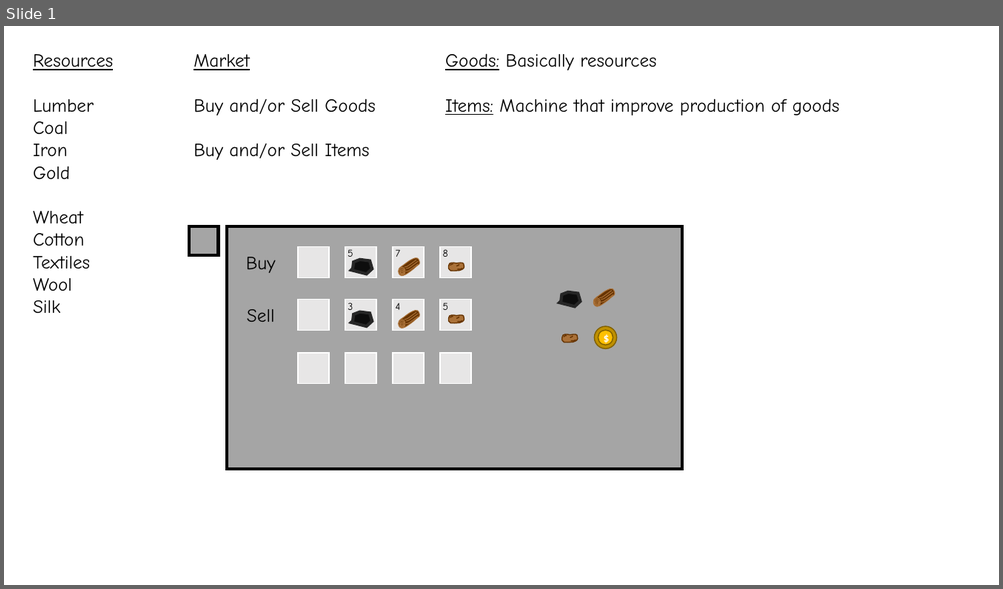
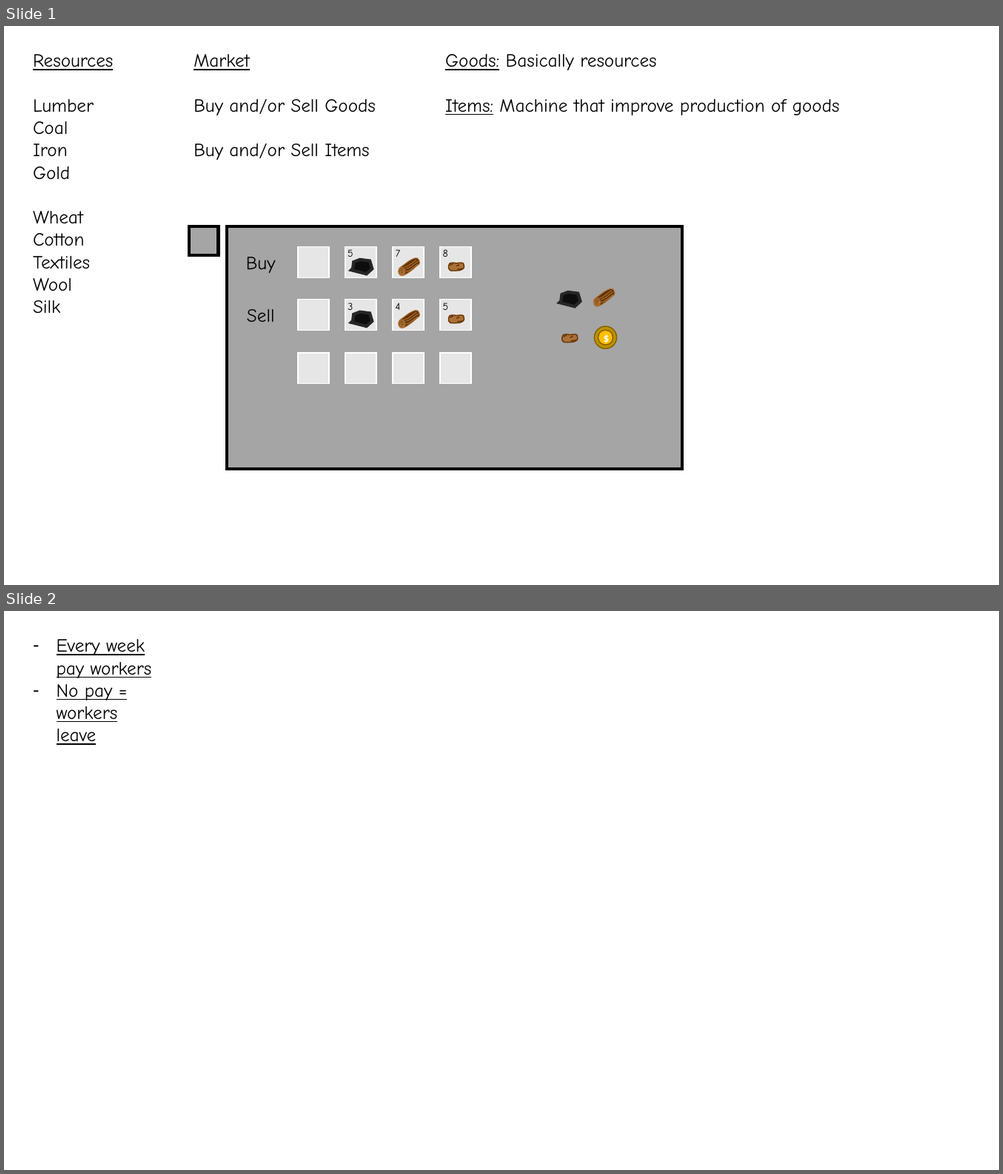
Before and after one commit to SJohnmith/Industrial-Revolution, a slide deck: Industrial Revolution/Industrial Revolution - Image Files/Industrial Revolution - Image Initializer.pptx. Shown one above the other, each under a label of ours: slide 1 before the commit, slides 1 and 2 after it. The pictures are 1003x589 and 1003x1174 pixels, drawn with LibreOffice and Linux fonts; fonts in the diff are those of the drawing. Boxes give left, top, right and bottom in pixels: in the first picture for what was removed or moved away, otherwise in the second. Text is boxed around its words. In the diff, an @@ line names an element or a change of style, - is before the commit and + after.

```diff
--- a/Industrial Revolution/Industrial Revolution - Image Files/Industrial Revolution - Image Initializer.pptx
+++ b/Industrial Revolution/Industrial Revolution - Image Files/Industrial Revolution - Image Initializer.pptx
@@ slide 2 added at (x1=4, y1=611, x2=999, y2=1170), background #FFFFFF @@
@@ text added at (x1=57, y1=639, x2=152, y2=745), 18 pt, text #000000, underline @@
+– Every week pay workers
+– No pay = workers leave
```
Also in this commit, not shown: 1 other file.
